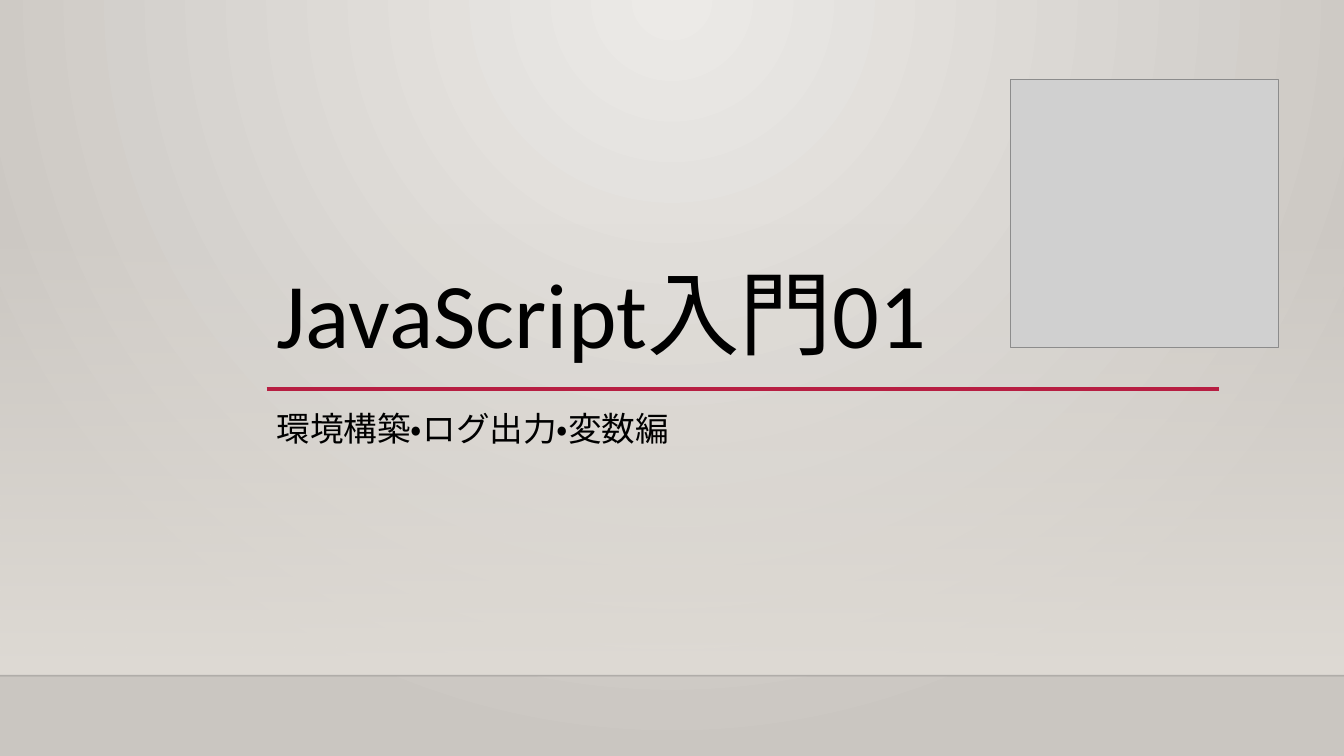
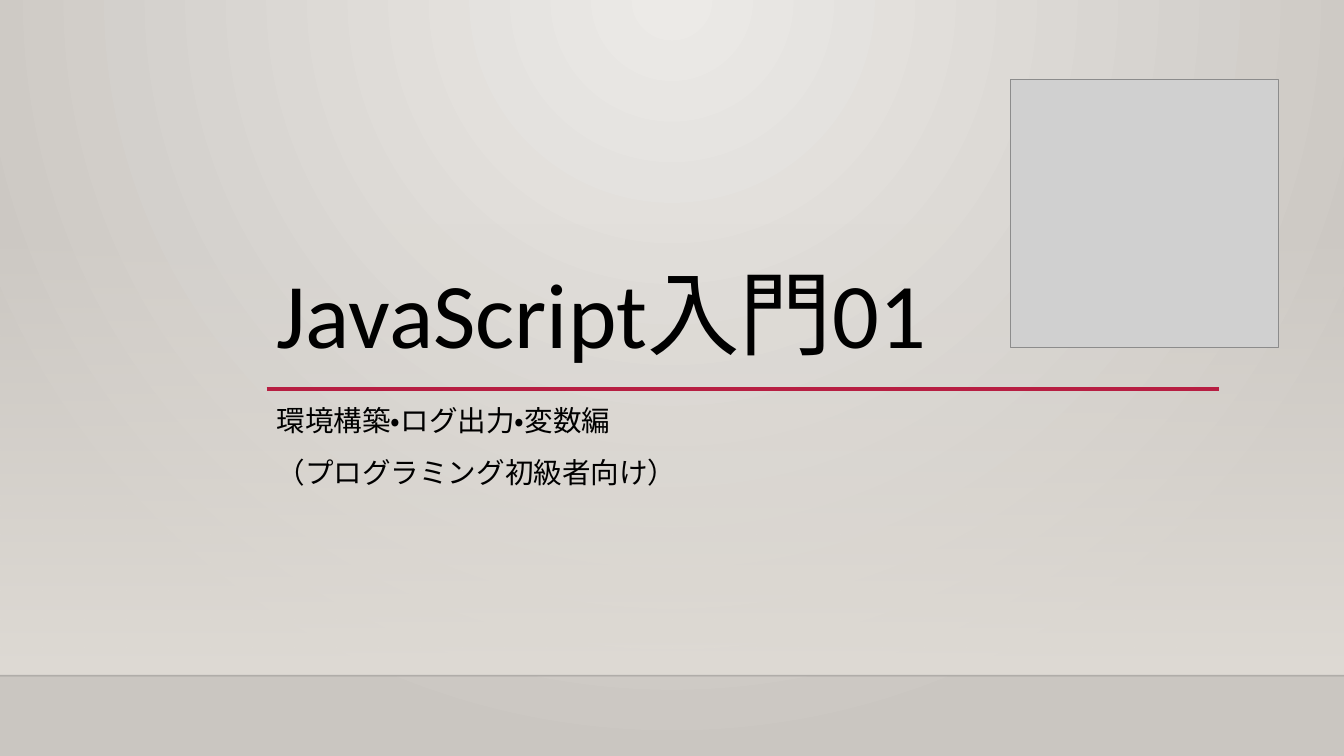
Before and after one commit to illionillion/js_textbook_slide, a slide deck: slide 1 of Sec01/JavaScript解説01.pptx. Drawn at 1344x756 pixels with LibreOffice and Linux fonts; fonts in the diff are those of the drawing; grey boxes stand for pictures; background and template pictures are left out. Boxes give left, top, right and bottom in pixels: in the first picture for what was removed or moved away, otherwise in the second. Text is boxed around its words. In the diff, an @@ line names an element or a change of style, - is before the commit and + after.

```diff
--- a/Sec01/JavaScript解説01.pptx
+++ b/Sec01/JavaScript解説01.pptx
@@ subtitle at box(277, 407, 611, 434): size 24 to 20.4 pt in "環境構築・ログ出力・変数編"; line spacing 1.2 to 1.1 @@
@@ subtitle at box(277, 458, 677, 486): paragraph added @@
+（プログラミング初級者向け）
```
Also in this commit, not shown: 2 other slides changed, 4 slides added.
